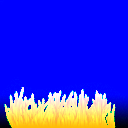
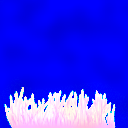
Before/after of a (128, 128) layered artwork. What changed in the layer stack:
hid "Layer 2" over [0, 0, 128, 128]
added layer "1_4zPuEC_RUUtXr8E31CSWcA" above "Layer 1" over [0, 0, 128, 128]
